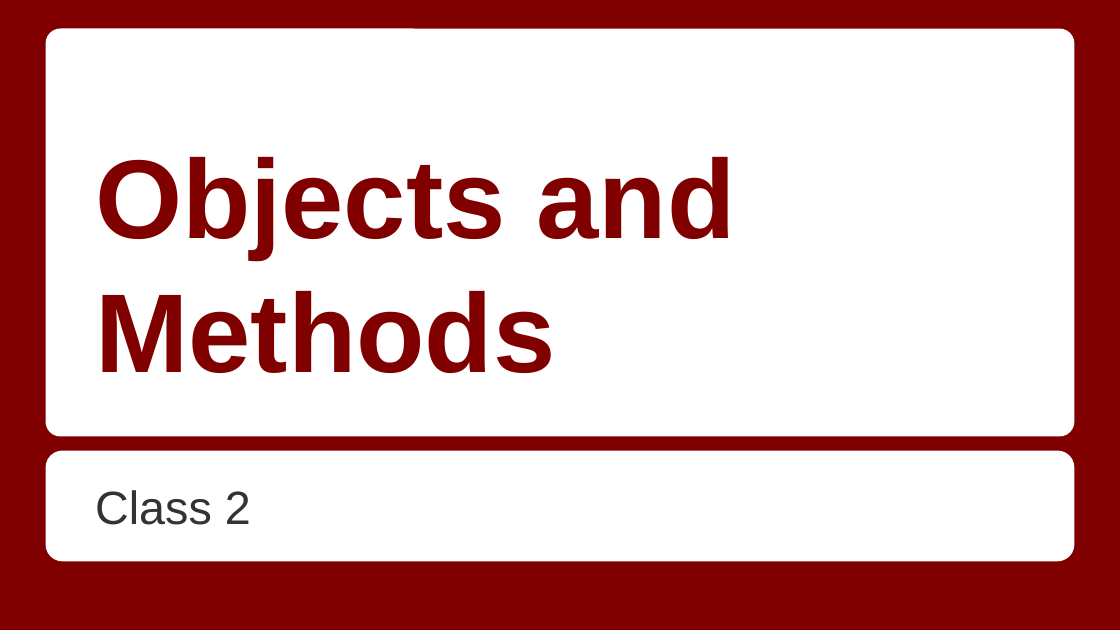
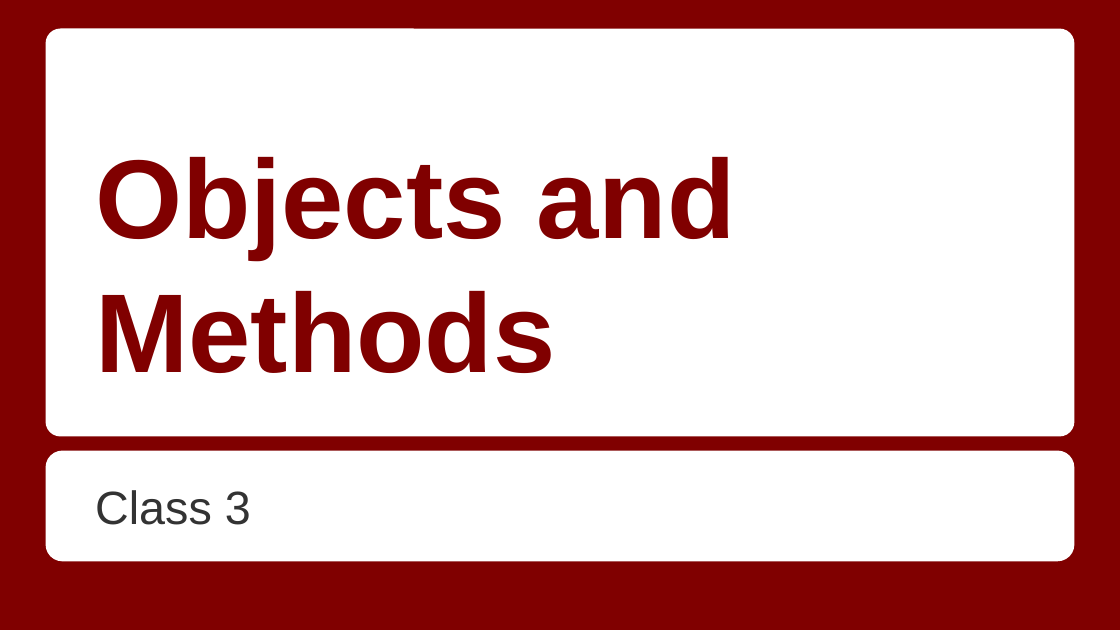
Before and after one commit to ecroen137/CE-5440-SUMMER-2015, a slide deck: slide 1 of presentations/class-3/Class 3.1_ Objects.pptx. Drawn at 1120x630 pixels with LibreOffice and Linux fonts; fonts in the diff are those of the drawing. Boxes give left, top, right and bottom in pixels: in the first picture for what was removed or moved away, otherwise in the second. Text is boxed around its words. In the diff, an @@ line names an element or a change of style, - is before the commit and + after.

Commit message:
updated objects

```diff
--- a/presentations/class-3/Class 3.1_ Objects.pptx
+++ b/presentations/class-3/Class 3.1_ Objects.pptx
@@ subtitle at <box>95,490,251,525</box>: text changed @@
-Class 2
+Class 3
```
Also in this commit, not shown: 1 other slide changed, 2 other files.
